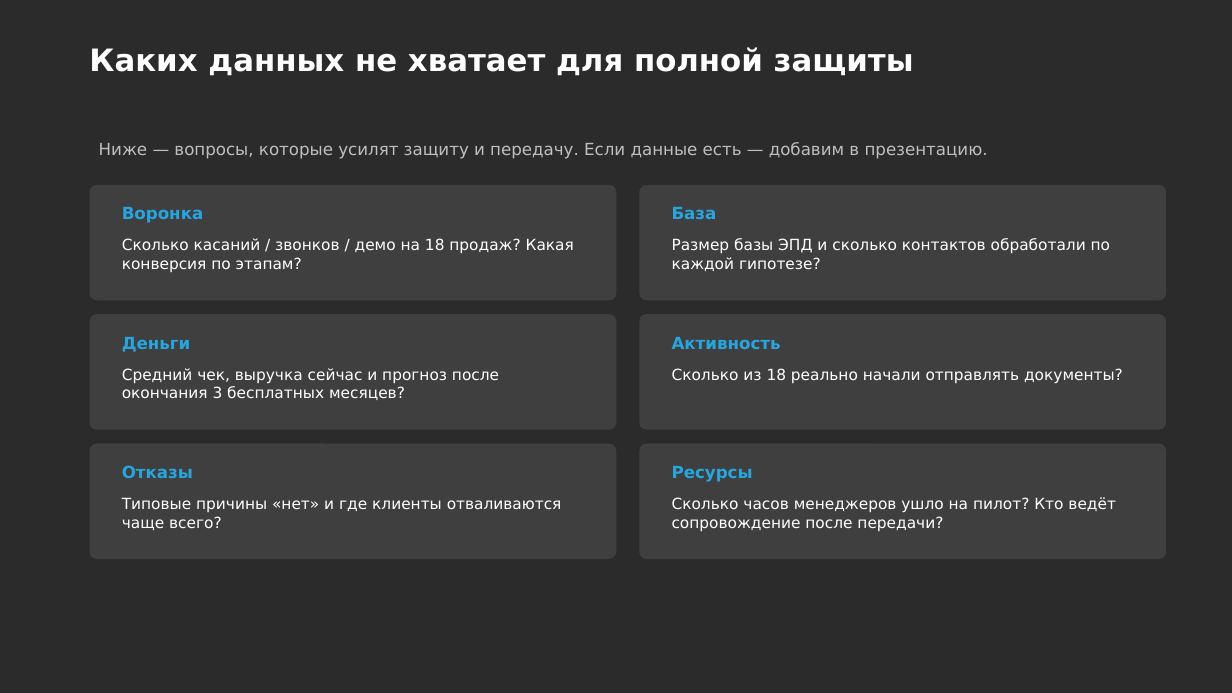
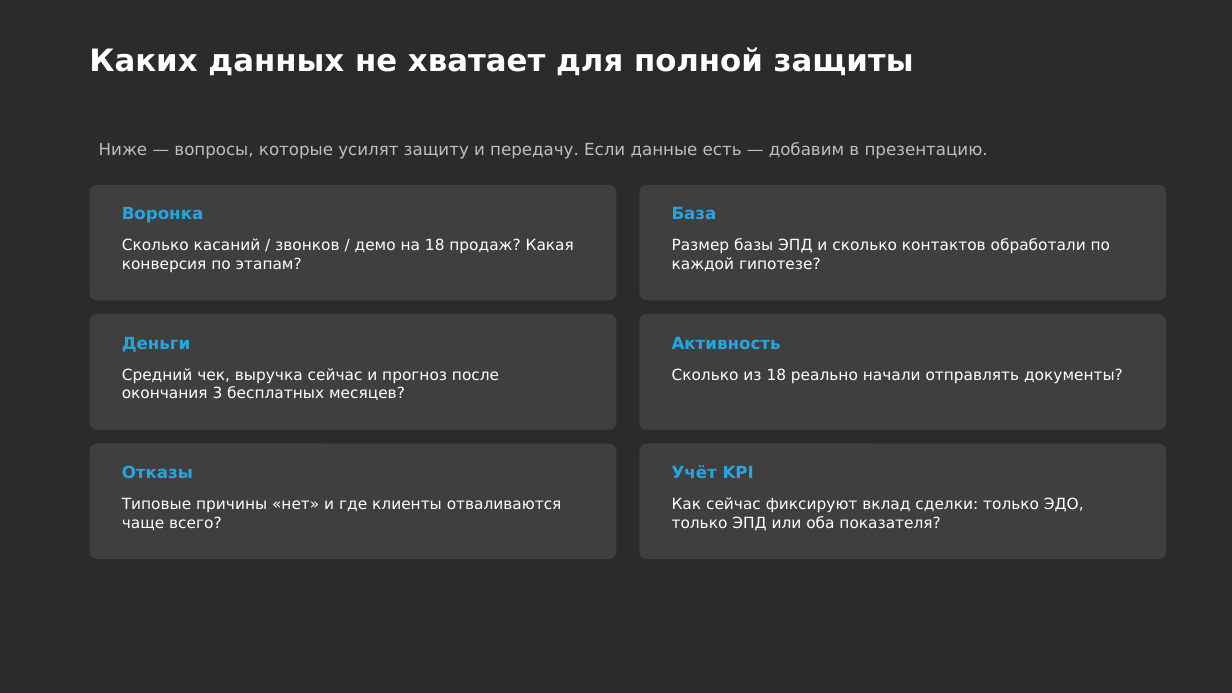
Before and after one commit to daaanilNikonov/for-lisa, a slide deck: slide 13 of presentation/Доки_Аналитика_защита_и_тиражирование.pptx (slide 11 before the commit). Drawn at 1232x693 pixels with LibreOffice and Linux fonts; fonts in the diff are those of the drawing; background and template pictures are left out; a plain dark background stands for a picture behind light text. Boxes give left, top, right and bottom in pixels: in the first picture for what was removed or moved away, otherwise in the second. Text is boxed around its words. In the diff, an @@ line names an element or a change of style, - is before the commit and + after.

```diff
--- a/presentation/Доки_Аналитика_защита_и_тиражирование.pptx
+++ b/presentation/Доки_Аналитика_защита_и_тиражирование.pptx
@@ text at box(672, 465, 754, 478): text changed @@
-Ресурсы
+Учёт KPI
@@ text at box(672, 497, 1084, 531): text changed @@
-Сколько часов менеджеров ушло на пилот? Кто ведёт сопровождение после передачи?
+Как сейчас фиксируют вклад сделки: только ЭДО, только ЭПД или оба показателя?
```
Also in this commit, not shown: 8 other slides changed, 2 slides added, 1 other file.
